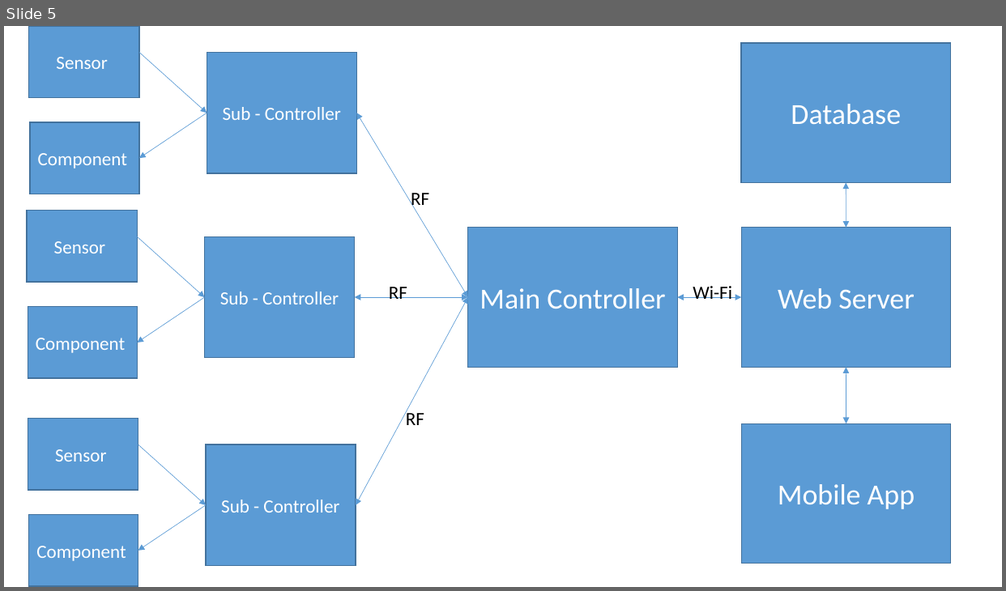
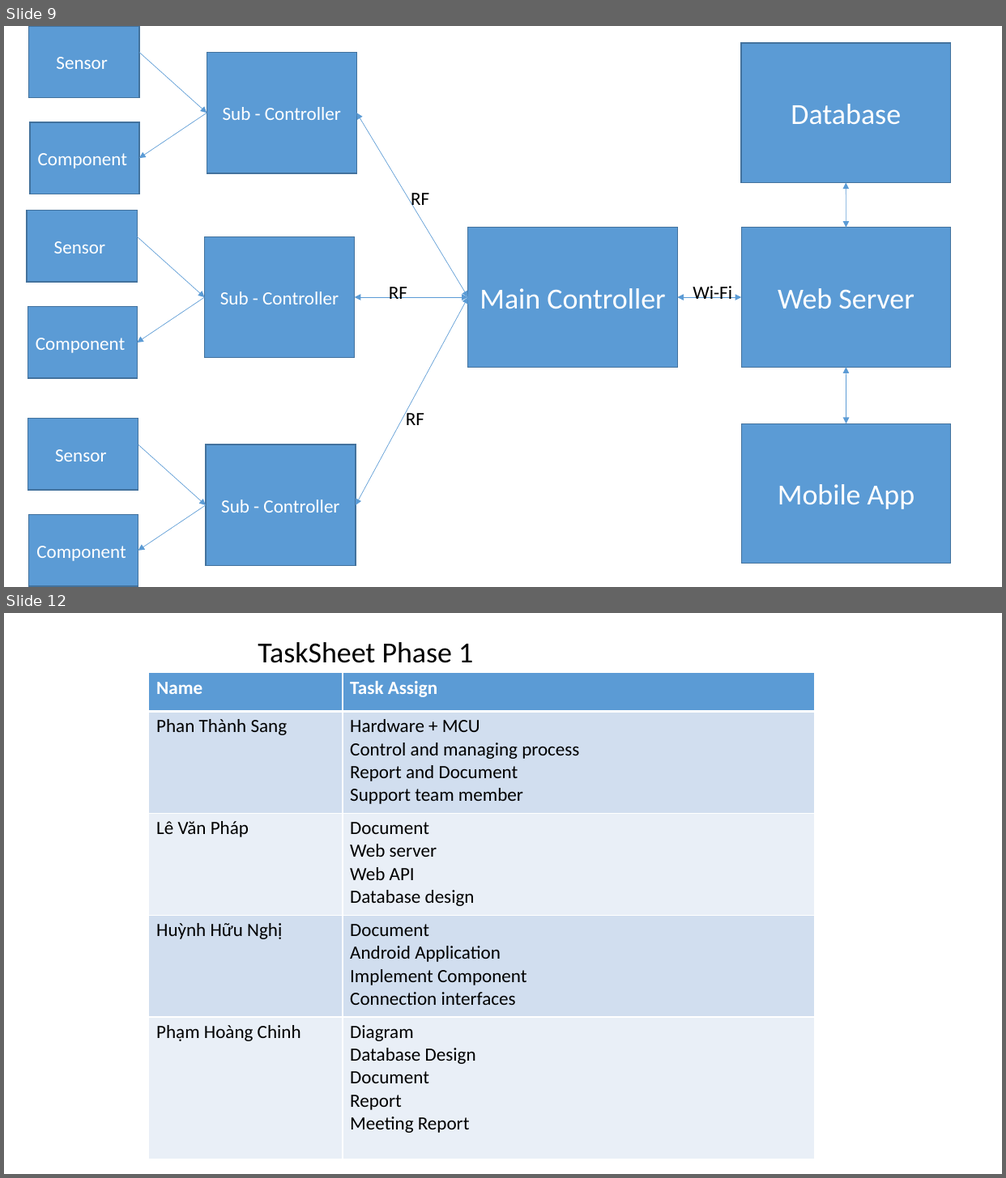
Before and after one commit to sangphanthanh/CP_SmartGarden, a slide deck: document/Presentation/Present01.pptx. Shown one above the other, each under a label of ours: slide 5 before the commit, slides 9 and 12 after it; the slides between them are not shown. The pictures are 1006x591 and 1006x1178 pixels, drawn with LibreOffice and Linux fonts; fonts in the diff are those of the drawing. Boxes give left, top, right and bottom in pixels: in the first picture for what was removed or moved away, otherwise in the second. Text is boxed around its words. In the diff, an @@ line names an element or a change of style, - is before the commit and + after.

Commit message:
document

```diff
--- a/document/Presentation/Present01.pptx
+++ b/document/Presentation/Present01.pptx
@@ slide 12 added at box(4, 613, 1002, 1174), background #FFFFFF @@
@@ text added at box(258, 642, 473, 663), 28 pt, text #000000 @@
+TaskSheet Phase 1
@@ table added at box(149, 673, 815, 1160), 5 rows, 2 columns @@
+Name | Task Assign
+Phan Thành Sang | Hardware + MCU / Control and managing process / Report and Document / Support team member
+Lê Văn Pháp | Document / Web server / Web API / Database design
+Huỳnh Hữu Nghị | Document / Android Application / Implement Component / Connection interfaces
+Phạm Hoàng Chinh | Diagram / Database Design / Document / Report / Meeting Report
@@ what was slide 5 is now slide 9 @@
```
Also in this commit, not shown: 2 slides changed, 7 other slides added, 3 slides removed, 7 other files.
